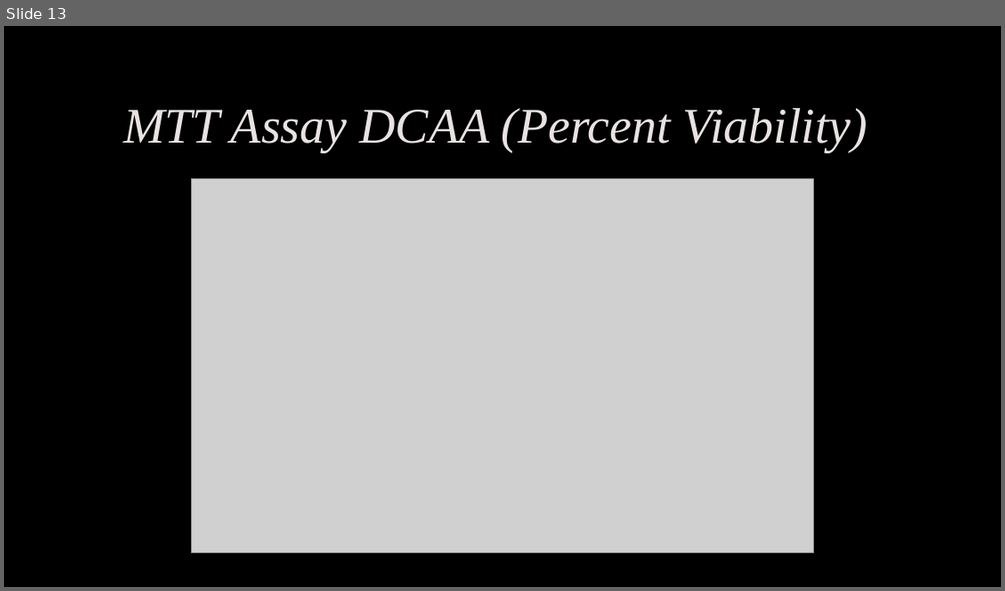
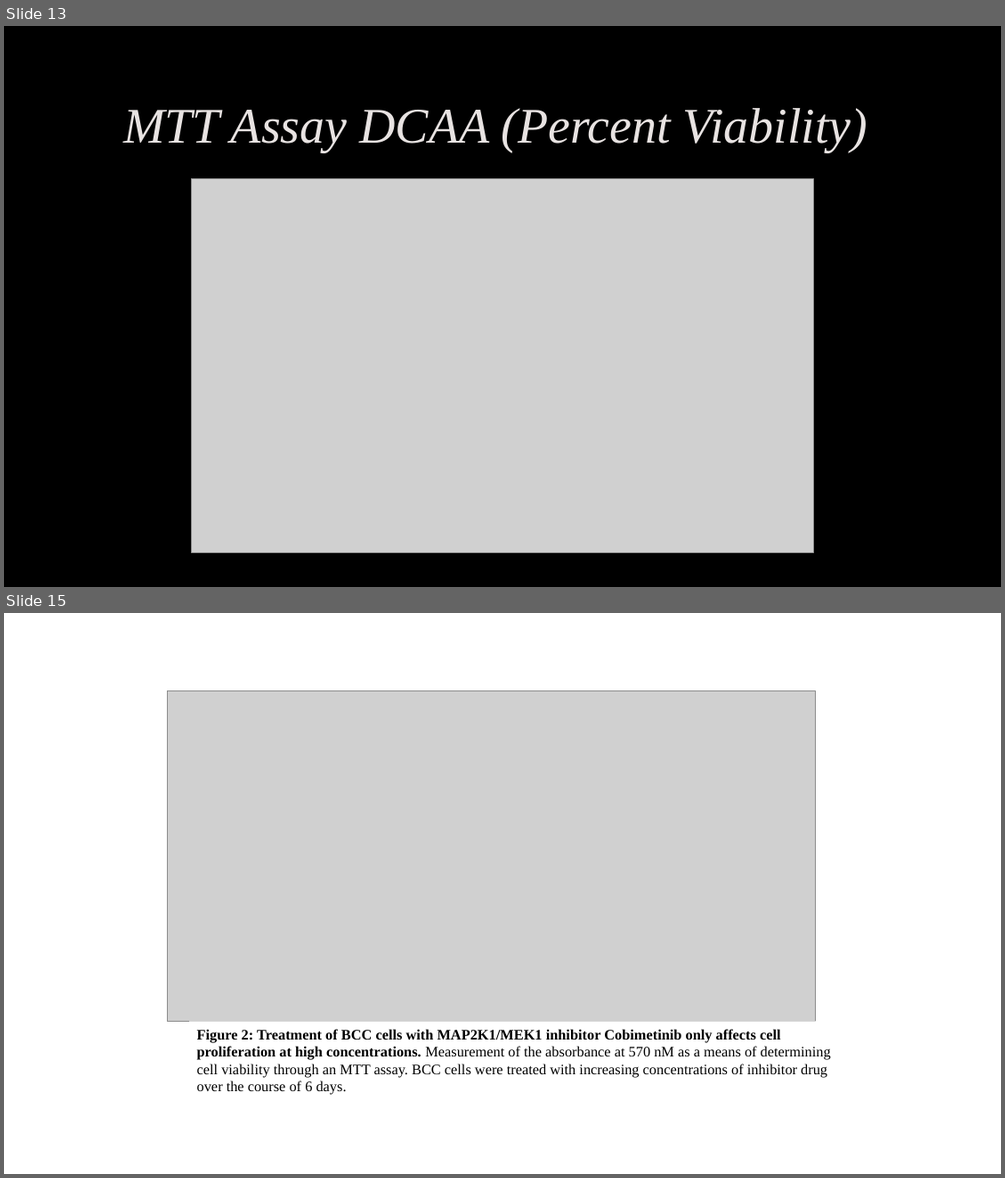
Before and after one commit to phalas25/ph-future-phd, a slide deck: Figures .pptx. Shown one above the other, each under a label of ours: slide 13 before the commit, slides 13 and 15 after it; the slides between them are not shown. The pictures are 1005x591 and 1005x1178 pixels, drawn with LibreOffice and Linux fonts; fonts in the diff are those of the drawing; grey boxes stand for pictures; background and template pictures are left out. Boxes give left, top, right and bottom in pixels: in the first picture for what was removed or moved away, otherwise in the second. Text is boxed around its words. In the diff, an @@ line names an element or a change of style, - is before the commit and + after.

```diff
--- a/Figures .pptx
+++ b/Figures .pptx
@@ slide 15 added at [4,613,1001,1174], background #FFFFFF @@
@@ picture added at [168,690,816,1022] @@
@@ rectangle added at [189,1022,859,1096], fill #FFFFFF, 14 pt, text #000000 @@
+Figure 2: Treatment of BCC cells with MAP2K1/MEK1 inhibitor Cobimetinib only affects cell proliferation at high concentrations. Measurement of the absorbance at 570 nM as a means of determining cell viability through an MTT assay. BCC cells were treated with increasing concentrations of inhibitor drug over the course of 6 days.
```
Also in this commit, not shown: 5 other slides added, 4 other files.
